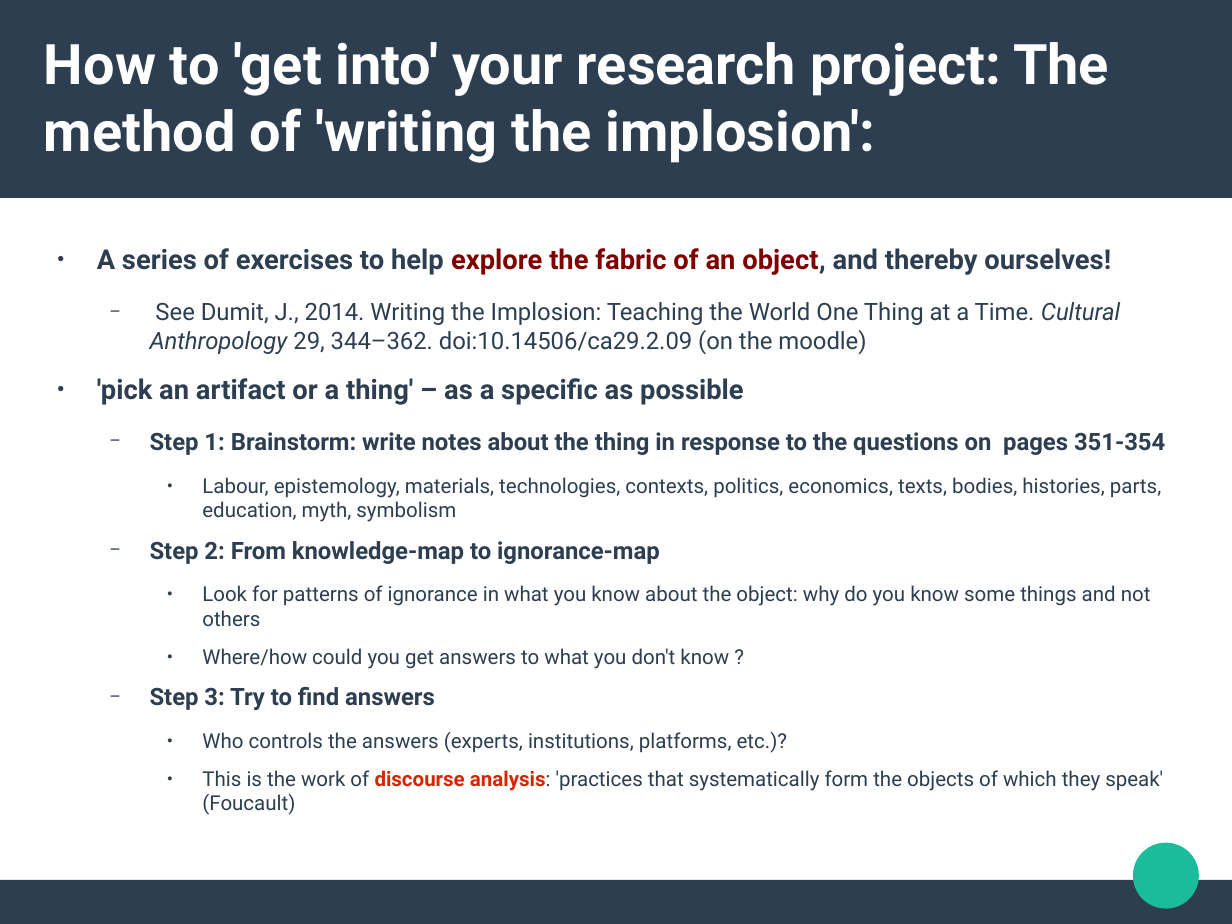
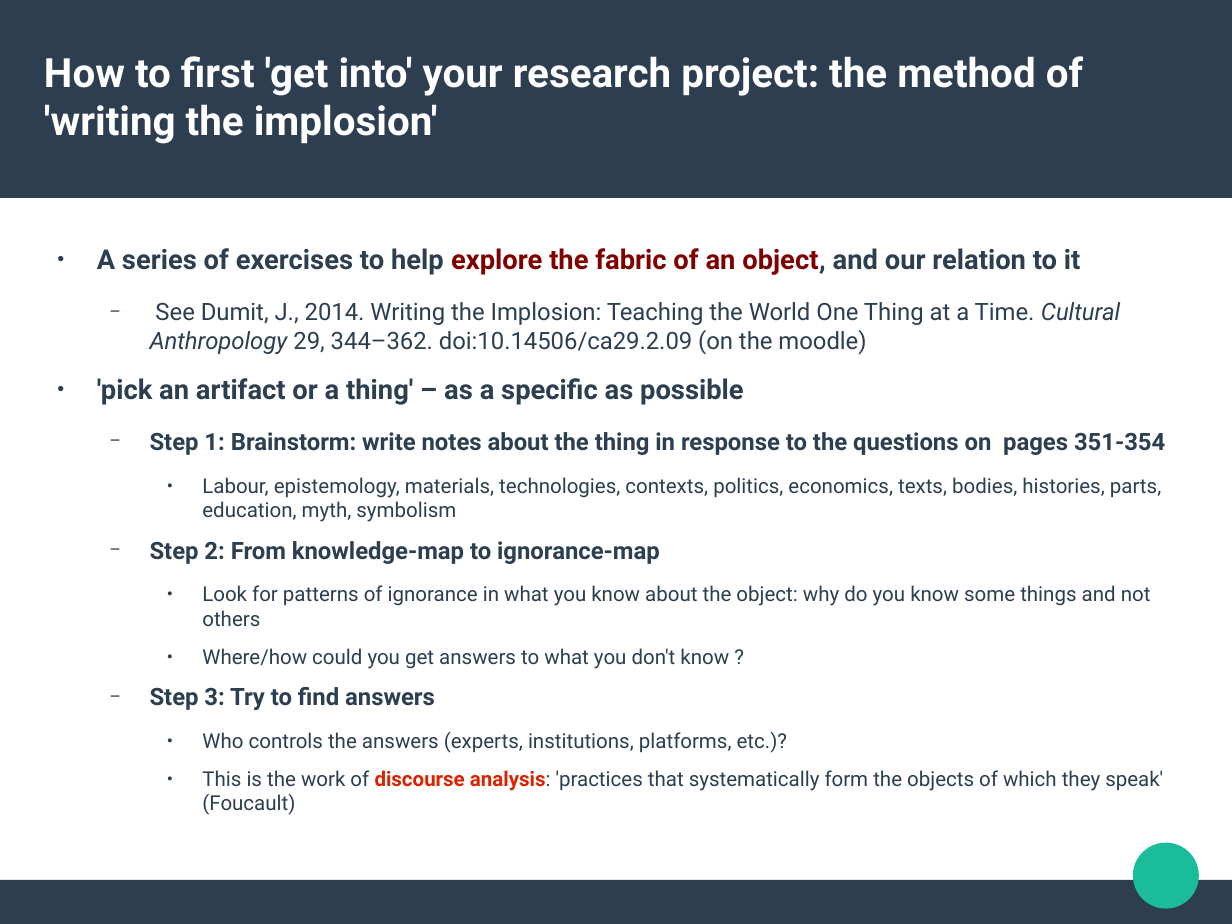
Before and after one commit to rian39/socl923, a slide deck: slide 10 of lectures/week8.odp (slide 9 before the commit). Drawn at 1232x924 pixels with LibreOffice and Linux fonts; fonts in the diff are those of the drawing. Boxes give left, top, right and bottom in pixels: in the first picture for what was removed or moved away, otherwise in the second. Text is boxed around its words. In the diff, an @@ line names an element or a change of style, - is before the commit and + after.

```diff
--- a/lectures/week8.odp
+++ b/lectures/week8.odp
@@ title at box(44, 56, 1083, 144): text changed; size 36 to 26 pt @@
-How to 'get into' your research project: The method of 'writing the implosion':
+How to first 'get into' your research project: the method of 'writing the implosion'
@@ text at box(97, 248, 1080, 275): text changed @@
-● A series of exercises to help explore the fabric of an object, and thereby ourselves!
+● A series of exercises to help explore the fabric of an object, and our relation to it
```
Also in this commit, not shown: 7 other slides changed, 5 slides added, 1 slide removed, 1 other file.
